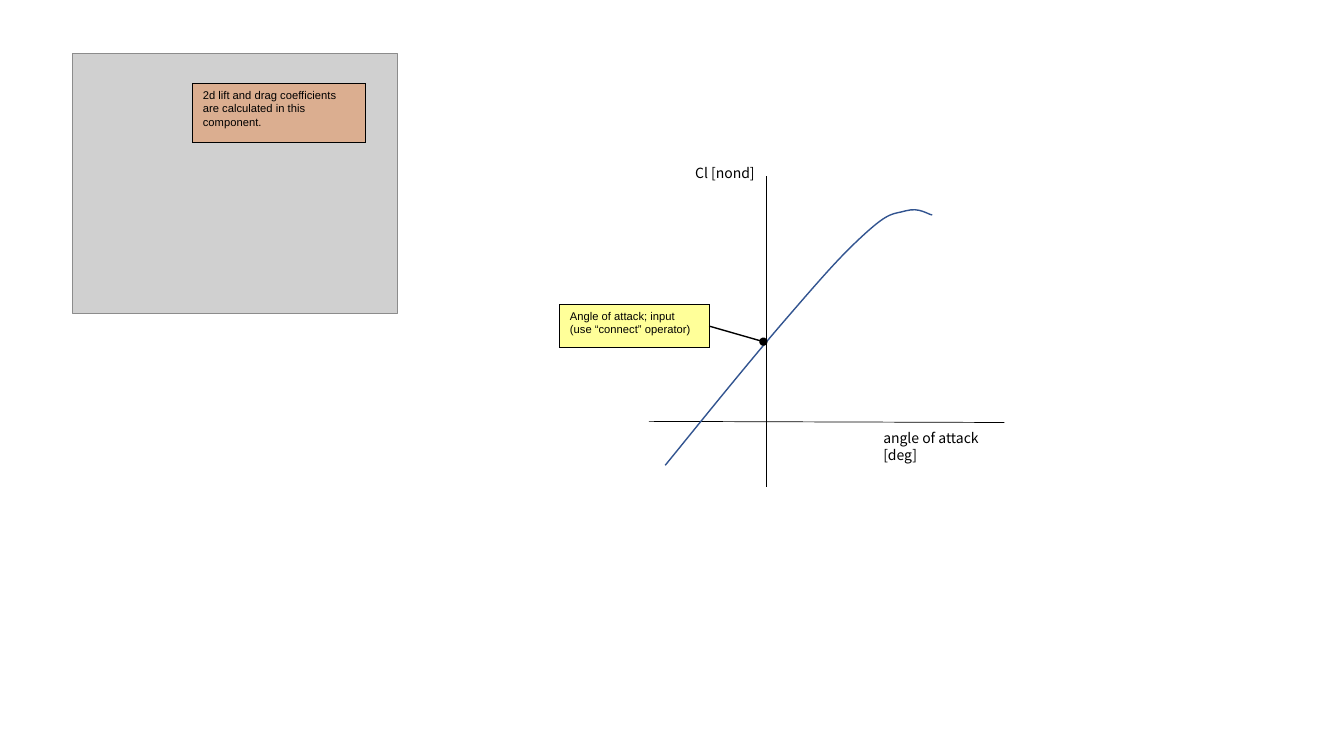
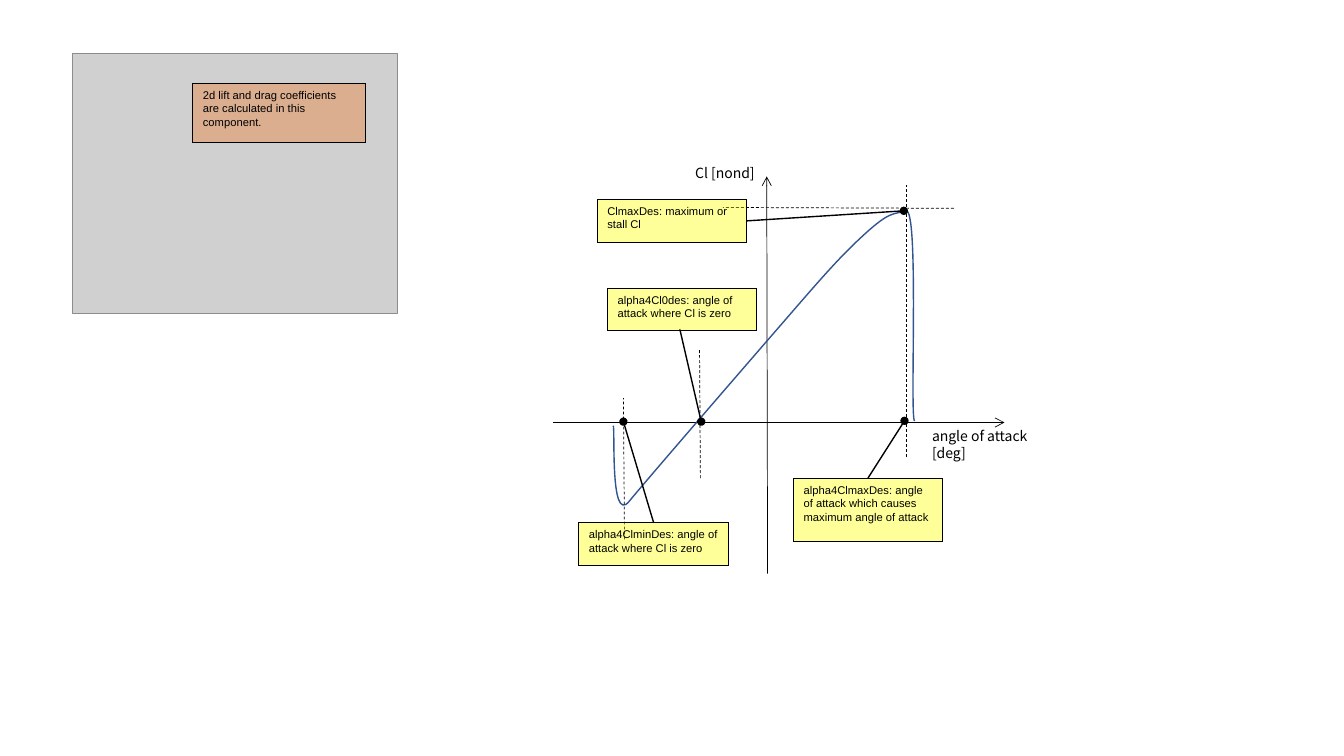
Before and after one commit to zeta-plusplus/AircraftDynamics, a slide deck: slide 16 of figs/makeFigs.pptx. Drawn at 1344x756 pixels with LibreOffice and Linux fonts; fonts in the diff are those of the drawing; grey boxes stand for pictures. Boxes give left, top, right and bottom in pixels: in the first picture for what was removed or moved away, otherwise in the second. Text is boxed around its words. In the diff, an @@ line names an element or a change of style, - is before the commit and + after.

```diff
--- a/figs/makeFigs.pptx
+++ b/figs/makeFigs.pptx
@@ line moved from (767, 176) - (767, 487) to (767, 176) - (768, 574) @@
@@ line (767, 176) - (768, 574): line to arrow @@
@@ rectangle added at (598,200,747,243), fill #FFFF00 at 40% opacity, outline #000000 0.75 pt, 8 pt, text #000000 @@
+ClmaxDes: maximum or stall Cl
@@ line added from (954, 209) to (723, 208), #000000 0.5 pt dashed @@
@@ line added from (906, 457) to (906, 185), #000000 0.5 pt dashed @@
@@ freeform shape: place and size @@
-freeform shape at (665,210,933,466)
+freeform shape at (613,211,914,505)
@@ arrow added from (747, 221) to (904, 211), #000000 1 pt @@
@@ rectangle "alpha4Cl0des: angle of attack where ...": place and size @@
-rectangle "alpha4Cl0des: angle of attack where ..." at (561,304,710,348)
+rectangle "alpha4Cl0des: angle of attack where ..." at (608,288,757,331)
@@ text in rectangle at (618,296,732,317): text changed @@
-Angle of attack; input (use “connect” operator)
+alpha4Cl0des: angle of attack where Cl is zero
@@ arrow moved from (710, 327) - (763, 342) to (680, 329) - (702, 421) @@
@@ line added from (701, 478) to (700, 350), #000000 0.5 pt dashed @@
@@ line added from (625, 539) to (623, 398), #000000 0.5 pt dashed @@
@@ line moved from (1005, 422) - (649, 421) to (1005, 422) - (553, 422) @@
@@ line (1005, 422) - (553, 422): line to arrow @@
@@ arrow added from (653, 522) to (623, 421), #000000 1 pt @@
@@ arrow added from (868, 478) to (904, 420), #000000 1 pt @@
@@ text "angle of attack [deg]": place and size @@
-text "angle of attack [deg]" at (883,431,978,464)
+text "angle of attack [deg]" at (932,427,1027,462)
@@ rectangle added at (793,478,943,541), fill #FFFF00 at 40% opacity, outline #000000 0.75 pt, 8 pt, text #000000 @@
+alpha4ClmaxDes: angle of attack which causes maximum angle of attack
@@ rectangle added at (579,522,728,565), fill #FFFF00 at 40% opacity, outline #000000 0.75 pt, 8 pt, text #000000 @@
+alpha4ClminDes: angle of attack where Cl is zero
```
Also in this commit, not shown: 1 other file.
